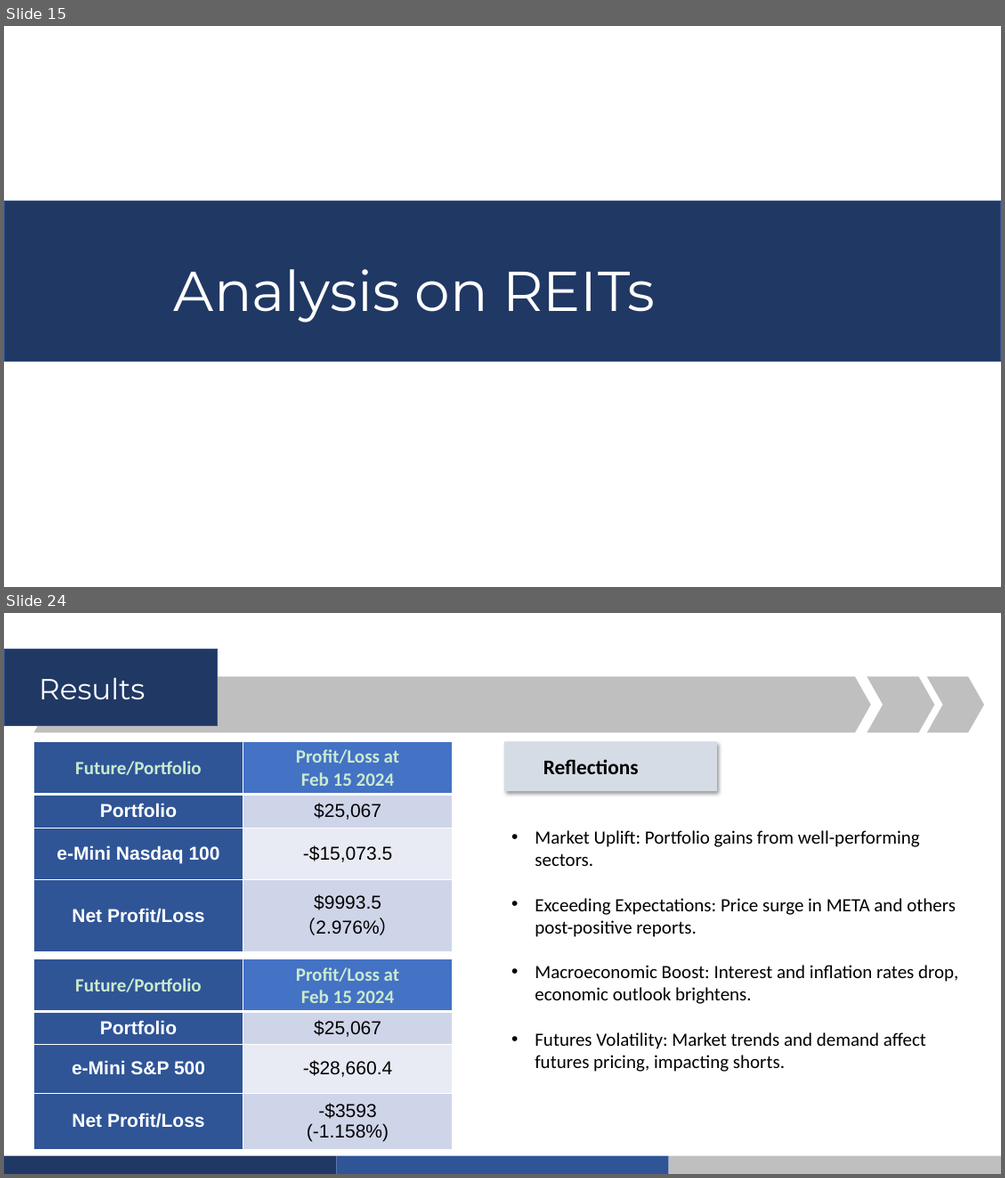
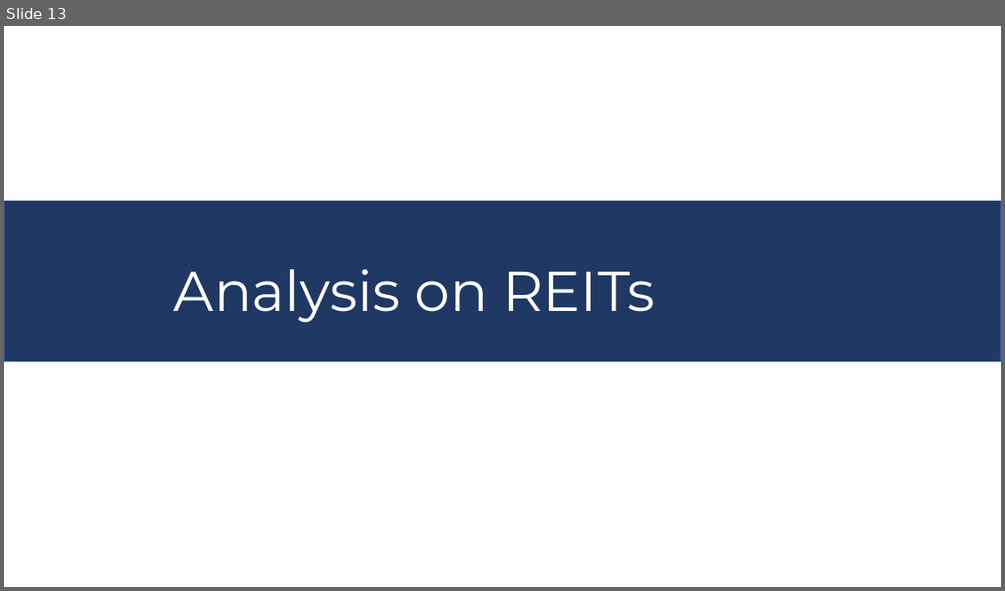
Before and after one commit to Wuvist/sgx3000, a slide deck: Group 2 Presentation.pptx. Shown one above the other, each under a label of ours: slides 15 and 24 before the commit, slide 13 after it; the slides between them are not shown. The pictures are 1005x1178 and 1005x591 pixels, drawn with LibreOffice and Linux fonts; fonts in the diff are those of the drawing. Boxes give left, top, right and bottom in pixels: in the first picture for what was removed or moved away, otherwise in the second. Text is boxed around its words. In the diff, an @@ line names an element or a change of style, - is before the commit and + after.

```diff
--- a/Group 2 Presentation.pptx
+++ b/Group 2 Presentation.pptx
@@ slide 24 removed at <box>4,613,1001,1174</box>, background #CAEACE @@
@@ rectangle removed at <box>4,649,217,726</box> @@
@@ chevron removed at <box>34,676,871,732</box> @@
@@ text removed at <box>39,677,145,699</box> @@
-Results
@@ chevron removed at <box>867,676,934,732</box> @@
@@ chevron removed at <box>927,676,984,732</box> @@
@@ table removed at <box>34,742,453,951</box>, 4 rows, 2 columns @@
-Future/Portfolio | Profit/Loss at / Feb 15 2024
-Portfolio | $25,067
-e-Mini Nasdaq 100 | -$15,073.5
-Net Profit/Loss | $9993.5 / （2.976%）
@@ rectangle removed at <box>504,742,718,791</box> @@
@@ text removed at <box>543,759,639,774</box> @@
-Reflections
@@ text removed at <box>534,830,958,1071</box> @@
-• Market Uplift: Portfolio gains from well-performing sectors.
-• Exceeding Expectations: Price surge in META and others post-positive reports.
-• Macroeconomic Boost: Interest and inflation rates drop, economic outlook brightens.
-• Futures Volatility: Market trends and demand affect futures pricing, impacting shorts.
@@ table removed at <box>34,959,453,1149</box>, 4 rows, 2 columns @@
-Future/Portfolio | Profit/Loss at / Feb 15 2024
-Portfolio | $25,067
-e-Mini S&P 500 | -$28,660.4
-Net Profit/Loss | -$3593 / (-1.158%)
@@ freeform shape removed at <box>4,1156,336,1174</box> @@
@@ freeform shape removed at <box>336,1156,668,1174</box> @@
@@ freeform shape removed at <box>669,1156,1001,1174</box> @@
@@ what was slide 15 is now slide 13 @@
```
Also in this commit, not shown: 2 slides changed, 18 slides added, 14 other slides removed.
